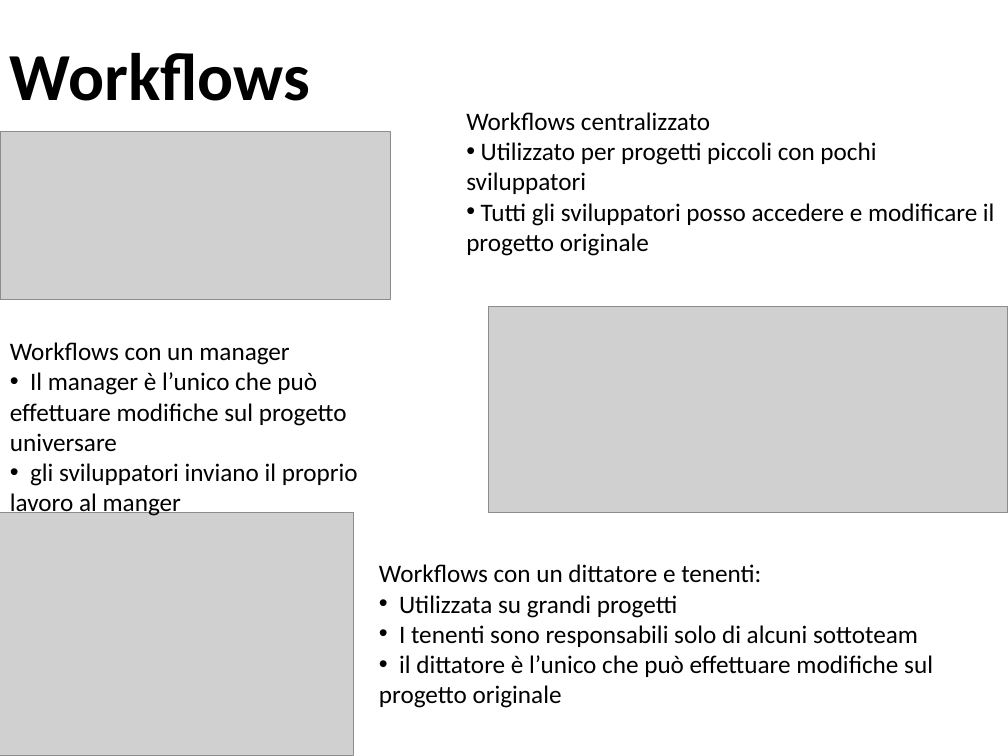
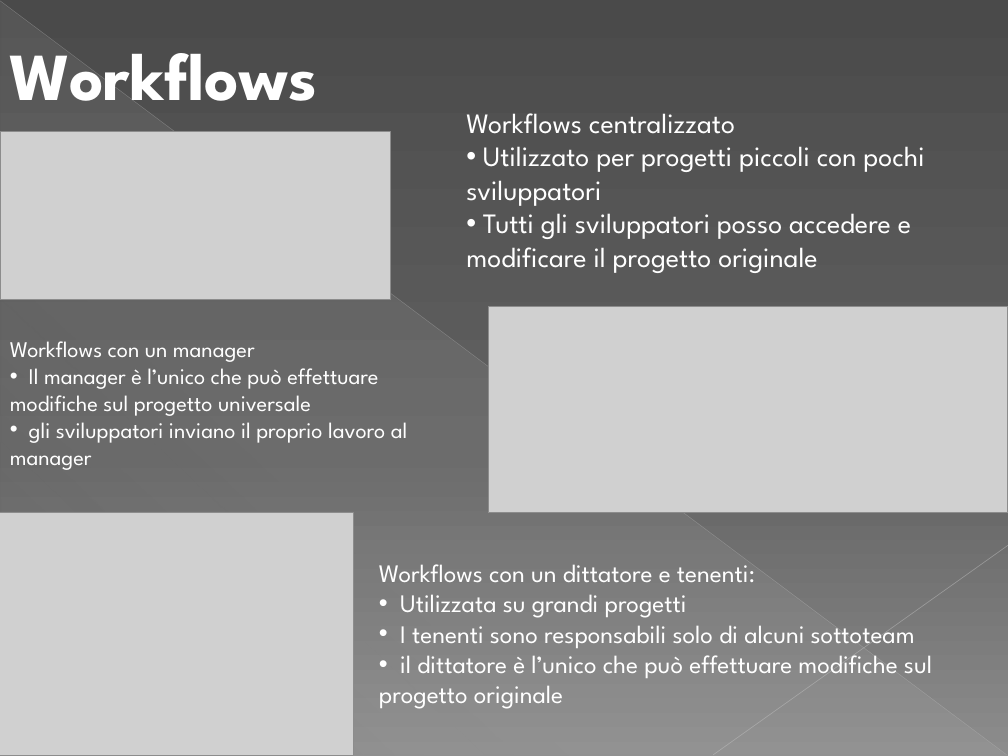
Before and after one commit to IlPep/PresentazioneLaurea, a slide deck: slide 12 of Presentazione tesi.pptx (slide 11 before the commit). Drawn at 1008x756 pixels with LibreOffice and Linux fonts; fonts in the diff are those of the drawing; grey boxes stand for pictures. Boxes give left, top, right and bottom in pixels: in the first picture for what was removed or moved away, otherwise in the second. Text is boxed around its words. In the diff, an @@ line names an element or a change of style, - is before the commit and + after.

```diff
--- a/Presentazione tesi.pptx
+++ b/Presentazione tesi.pptx
@@ background #FFFFFF to gradient #4A4A4A to #626262 to #8C8C8C @@
@@ text "Workflows" at [10, 53, 317, 101]: font Calibri to League Spartan, text colour #000000 to #FFFFFF @@
@@ line added from (0, 1) to (1007, 755), #BFBFBF 0.39 pt @@
@@ right triangle added at [1, 2, 1007, 756], fill gradient #D2D2D2 @@
@@ text "Workflows centralizzato" at [466, 113, 924, 273]: size 18 to 20 pt, font Calibri to League Spartan, text colour #000000 to #FFFFFF @@
@@ text at [10, 341, 255, 362]: size 18 to 16 pt, font Calibri to League Spartan, text colour #000000 to #FFFFFF in "Workflows con un manager" @@
@@ text at [10, 368, 407, 470]: text changed; size 18 to 16 pt; font Calibri to League Spartan; text colour #000000 to #FFFFFF @@
-• Il manager è l’unico che può effettuare modifiche sul progetto universare
-• gli sviluppatori inviano il proprio lavoro al manger
+• Il manager è l’unico che può effettuare modifiche sul progetto universale
+• gli sviluppatori inviano il proprio lavoro al manager
@@ text "Workflows con un dittatore e ..." at [379, 564, 932, 709]: font Calibri to League Spartan, text colour #000000 to #FFFFFF @@
@@ line added from (1008, 545) to (713, 755), #C6C6C6 0.47 pt @@
```
Also in this commit, not shown: 12 other slides changed, 4 slides added, 2 slides removed, 1 other file.
